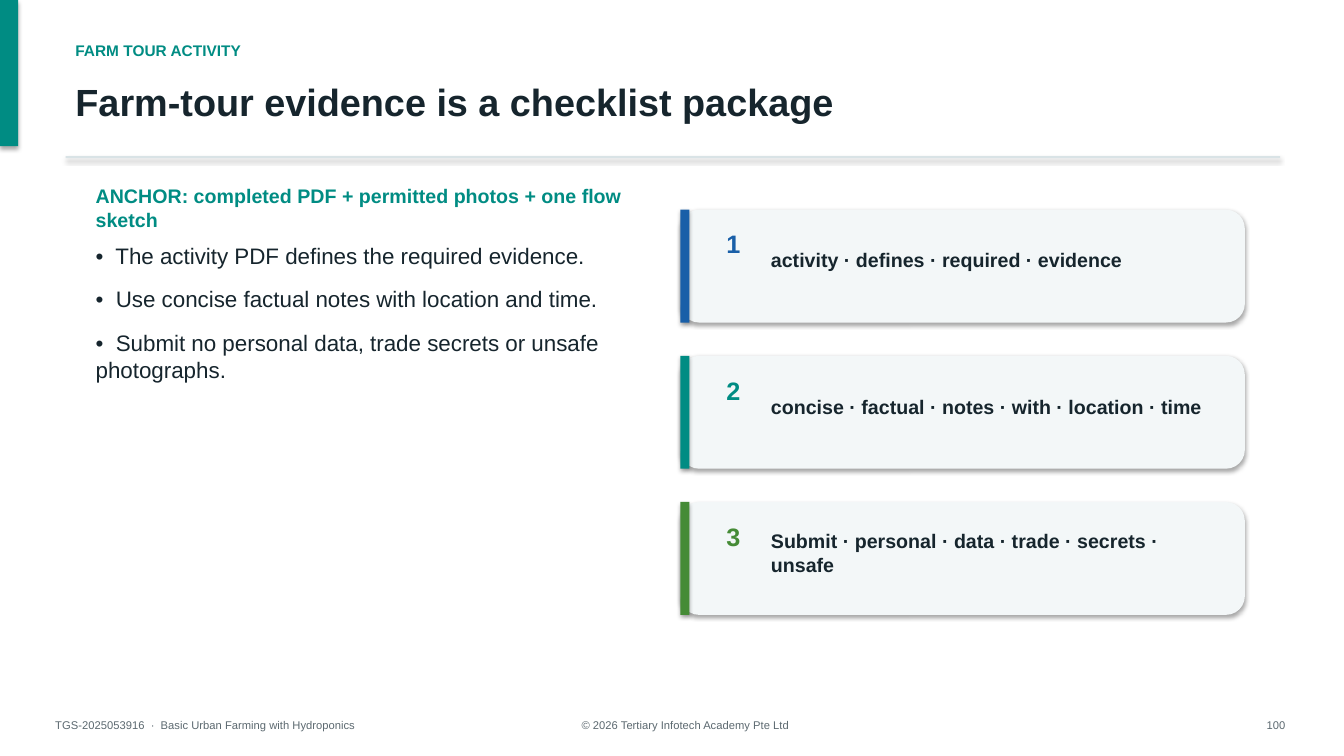
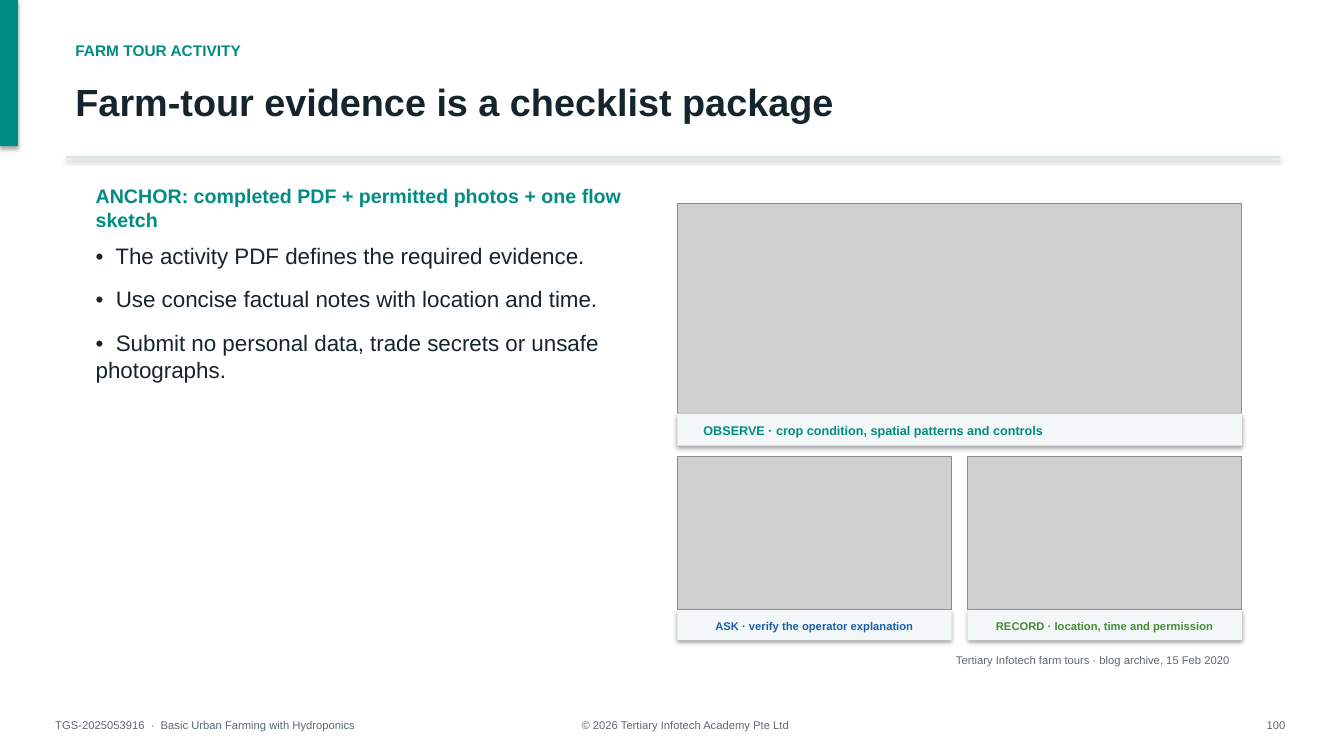
Before and after one commit to tertiarycourses/TGS-2025053916-Basic-Urban-Farming-with-Hydroponics, a slide deck: slide 100 of courseware/WSQ-Course-Slides-TGS-2025053916-Basic-Urban-Farming-with-Hydroponics-v2.0.pptx. Drawn at 1344x756 pixels with LibreOffice and Linux fonts; fonts in the diff are those of the drawing; grey boxes stand for pictures. Boxes give left, top, right and bottom in pixels: in the first picture for what was removed or moved away, otherwise in the second. Text is boxed around its words. In the diff, an @@ line names an element or a change of style, - is before the commit and + after.

Commit message:
feat: add authentic farm tour photo collage

```diff
--- a/courseware/WSQ-Course-Slides-TGS-2025053916-Basic-Urban-Farming-with-Hydroponics-v2.0.pptx
+++ b/courseware/WSQ-Course-Slides-TGS-2025053916-Basic-Urban-Farming-with-Hydroponics-v2.0.pptx
@@ picture added at [678,204,1242,413] @@
@@ rounded rectangle removed at [681,210,1245,323] @@
@@ rectangle removed at [681,210,690,323] @@
@@ text removed at [726,235,740,253] @@
-1
@@ text removed at [771,252,1122,271] @@
-activity · defines · required · evidence
@@ rounded rectangle removed at [681,356,1245,469] @@
@@ rectangle removed at [681,356,690,469] @@
@@ text removed at [726,382,740,400] @@
-2
@@ rectangle added at [678,413,1242,446], fill #F3F7F8 @@
@@ text removed at [771,399,1201,415] @@
-concise · factual · notes · with · location · time
@@ text added at [703,426,1043,438], 9 pt, text #008C83, bold @@
+OBSERVE · crop condition, spatial patterns and controls
@@ picture added at [678,457,952,610] @@
@@ picture added at [968,457,1242,610] @@
@@ rounded rectangle removed at [681,502,1245,615] @@
@@ rectangle removed at [681,502,690,615] @@
@@ text removed at [726,528,740,547] @@
-3
@@ text removed at [771,533,1146,572] @@
-Submit · personal · data · trade · secrets · unsafe
@@ rectangle added at [678,610,952,640], fill #F3F7F8 @@
@@ text added at [715,622,913,632], 8 pt, text #195FA8, bold @@
+ASK · verify the operator explanation
@@ rectangle added at [968,610,1242,640], fill #F3F7F8 @@
@@ text added at [996,622,1213,632], 8 pt, text #458B36, bold @@
+RECORD · location, time and permission
@@ text added at [956,656,1229,666], 8 pt, text #5C6970 @@
+Tertiary Infotech farm tours · blog archive, 15 Feb 2020
```
Also in this commit, not shown: 3 other files.
